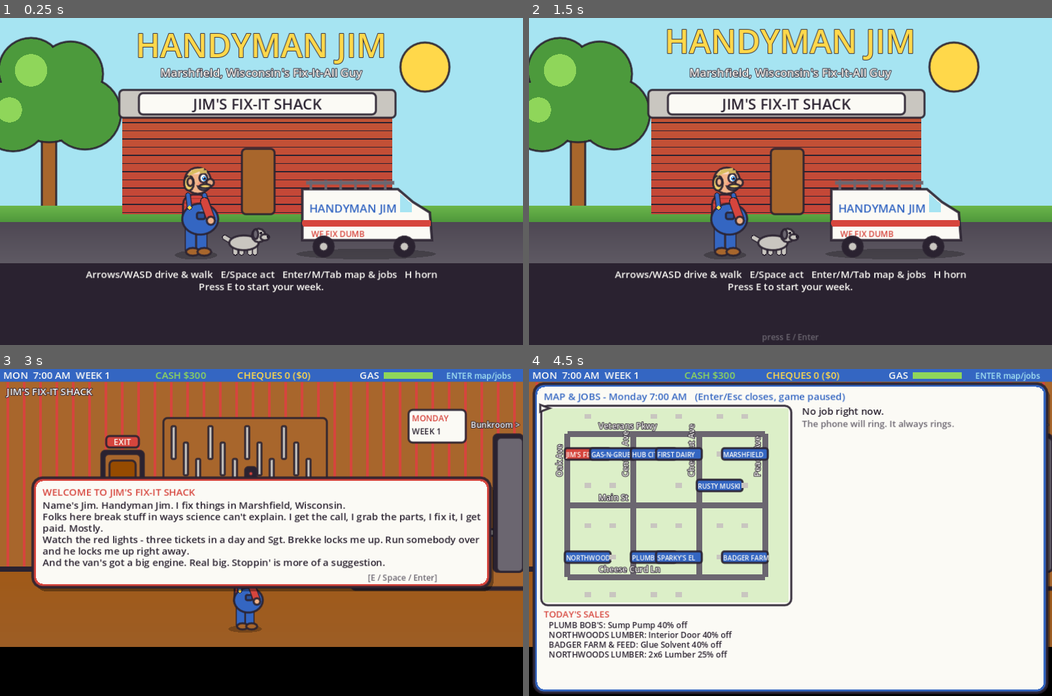
Above: before the commit, frames 1-4 (two rows, left to right).
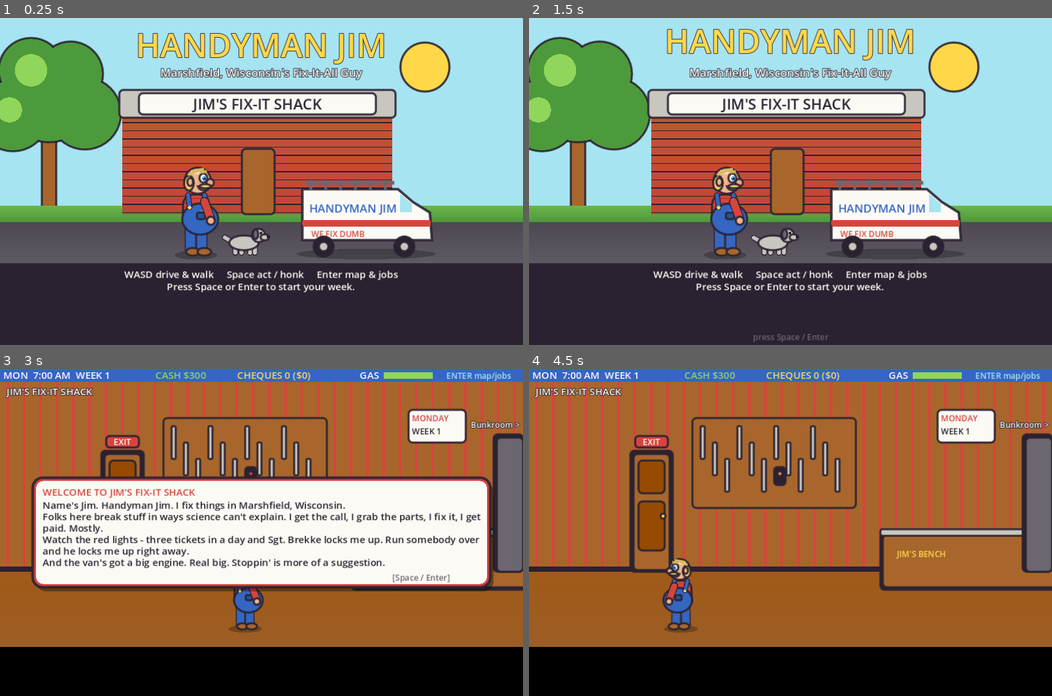
Above: after the commit, the same moments.

Repository: david-brandt-the-icelander/retro-games
Game: Godot game, scene res://main.tscn
Two runs of this game, one before a commit and one after it. Both use one fixed random seed, a clock stepped at 60 frames per second and the inputs below.
Inputs (mouse positions are in pixels of both pictures, inside the frame that each line leads up to):
- Up to frame 1 (0.25 s): no input
- Up to frame 2 (1.5 s): tap Enter (map) at 0.5 s; move the mouse to (905, 165) at 0.52 s; hold D (right) 0.53-1.28 s; tap Space (act) at 0.6 s; click (905, 165) at 0.67 s; tap H (horn, bound only before the commit) at 0.8, 1.35 s; move the mouse to (685, 197) at 1.27 s; hold S (down) from 1.28 s (still down)
- Up to frame 3 (3 s): tap Tab (jobs, bound only before the commit) at 1.55, 2.1 s; move the mouse to (313, 460) at 2.02 s; release S (down) at 2.03 s; hold D (right) 2.03-2.78 s; tap Keypad Enter at 2.3, 2.85 s; move the mouse to (235, 597) at 2.77 s; hold W (up) from 2.78 s (still down); click (235, 597) at 2.92 s
- Up to frame 4 (4.5 s): tap E at 3.05, 3.6 s; tap Space (act) at 3.5 s; move the mouse to (947, 581) at 3.52 s; release W (up) at 3.53 s; hold A (left) from 3.53 s (still down); tap J at 3.8, 4.35 s; tap Escape (cancel, bound only before the commit) at 4.15 s; move the mouse to (633, 483) at 4.27 s

The runs differ from the first frame. In frame 1, 1.3% of the frame differs, in the area x 16-84%, y 77-84%; in frame 2, 1.4%; in frame 3, 0.2%; in frame 4, 93%, in the area x 0-100%, y 4-100%.

Commit message:
Handyman Jim: WASD/Space/Enter only, mumbled real voice
- Controls are only W A S D, Space and Enter. Space acts (and honks
  while driving), Enter opens the map and job board and continues
  dialogs. E, M, H, Tab, J, Esc and the arrow keys are unbound; every
  menu already ends with a Leave or Done row. On-screen hints and the
  README say so, and the flow test fails if any other key is bound.
- Speech is no longer synthesised vowels: it is random 150 ms slices of
  a public-domain LibriVox recording, low-passed so it mumbles like talk
  through a wall, pitched per speaker with Jim the lowest. Source,
  licence and the exact ffmpeg processing are in audio/CREDITS.md.

Co-Authored-By: Claude Opus 5.5 <noreply@anthropic.com>
Claude-Session: https://claude.ai/code/session_015ZiMTKvVLLTTSvnC5V5VcZ

Diff:
--- a/games/handyman-jim/scripts/cutscene.gd
+++ b/games/handyman-jim/scripts/cutscene.gd
@@ -50,7 +50,7 @@
 		Art.text(self, Vector2(0, y), l, Pal.WHITE, 12, HORIZONTAL_ALIGNMENT_CENTER, 640)
 		y += 15
 	if t > 1.2 and int(t * 2) % 2 == 0:
-		Art.text(self, Vector2(0, 394), "press E / Enter", Pal.DGRAY, 10, HORIZONTAL_ALIGNMENT_CENTER, 640)
+		Art.text(self, Vector2(0, 394), "press Space / Enter", Pal.DGRAY, 10, HORIZONTAL_ALIGNMENT_CENTER, 640)
 
 func _sky(c: Color = Pal.LCYAN) -> void:
 	Art.shape(self, Rect2(0, 0, 640, 300), c)
--- a/games/handyman-jim/scripts/dialog.gd
+++ b/games/handyman-jim/scripts/dialog.gd
@@ -52,7 +52,7 @@
 	_open("msg")
 
 func menu(title: String, builder: Callable, on_pick: Callable, on_close: Callable = Callable(),
-		footer: String = "Up/Down choose   E/Enter pick   Esc leave") -> void:
+		footer: String = "W / S choose   Space / Enter pick") -> void:
 	_title = title
 	_builder = builder
 	_on_pick = on_pick
@@ -135,7 +135,7 @@
 			left -= l.length()
 			y += LH
 		if _shown >= _total:
-			Art.text(self, Vector2(r.end.x - 150, r.end.y - 8), "[E / Space / Enter]", Pal.DGRAY, 10)
+			Art.text(self, Vector2(r.end.x - 120, r.end.y - 8), "[Space / Enter]", Pal.DGRAY, 10)
 
 	elif _mode == "menu":
 		var rows := mini(_opts.size(), 16)
@@ -156,10 +156,10 @@
 				Art.text(self, Vector2(r.position.x + 12, y), s, col, SIZE)
 		Art.text(self, Vector2(r.position.x + 12, r.end.y - 8), _footer, Pal.DGRAY, 10)
 
-## One syllable every three letters, in the voice of whoever is speaking on that line.
+## One mumbled syllable every seven letters (about eight a second), in the voice of whoever is speaking on that line.
 func _babble() -> void:
 	var n := int(_shown)
-	if n - _last_blip < 3:
+	if n - _last_blip < 7:
 		return
 	_last_blip = n
 	var left := n
--- a/games/handyman-jim/scripts/game.gd
+++ b/games/handyman-jim/scripts/game.gd
@@ -33,11 +33,12 @@
 
 func _setup_input() -> void:
 	var map := {
-		"up": [KEY_UP, KEY_W], "down": [KEY_DOWN, KEY_S],
-		"left": [KEY_LEFT, KEY_A], "right": [KEY_RIGHT, KEY_D],
-		"act": [KEY_E, KEY_SPACE],
-		"jobs": [KEY_TAB, KEY_J], "cancel": [KEY_ESCAPE, KEY_BACKSPACE],
-		"horn": [KEY_H], "map": [KEY_M, KEY_ENTER, KEY_KP_ENTER],
+		# The whole game plays on WASD, Space and Enter. "jobs", "cancel" and "horn" have no keys:
+		# Enter does the job board, menus end with a Leave row, and Space honks while driving.
+		"up": [KEY_W], "down": [KEY_S], "left": [KEY_A], "right": [KEY_D],
+		"act": [KEY_SPACE],
+		"map": [KEY_ENTER, KEY_KP_ENTER],
+		"jobs": [], "cancel": [], "horn": [],
 	}
 	for action in map:
 		if not InputMap.has_action(action):
--- a/games/handyman-jim/scripts/hud.gd
+++ b/games/handyman-jim/scripts/hud.gd
@@ -56,7 +56,7 @@
 			if pp.kind == "house":
 				var j := Game.job_for_house(pp.id)
 				what = ("the %s place (job #%d)" % [Game.last_name(j), j.num]) if not j.is_empty() else "%d %s" % [pp.number, pp.street]
-			Art.text_shadow(self, Vector2(0, 300), "[E] Go to " + what, Pal.YELLOW, 14, HORIZONTAL_ALIGNMENT_CENTER, 640)
+			Art.text_shadow(self, Vector2(0, 300), "[SPACE] Go to " + what, Pal.YELLOW, 14, HORIZONTAL_ALIGNMENT_CENTER, 640)
 		var spd := int(main.drive.van_vel.length() / 5.0)
 		Art.text_shadow(self, Vector2(6, 392), "%d MPH" % spd, Pal.LRED if spd > 45 else Pal.WHITE, 12)
 	_draw_toasts()
@@ -184,11 +184,11 @@
 
 
 
-## The planner (Enter / M / Tab): town map on the left, the job and where to buy each part on
+## The planner (Enter): town map on the left, the job and where to buy each part on
 ## the right, today's sales underneath. The whole game is frozen while it is open.
 func _draw_planner() -> void:
 	Art.box(self, Rect2(6, 18, 628, 378), Pal.WHITE, Pal.BLUE)
-	Art.text(self, Vector2(18, 38), "MAP & JOBS - %s %s   (Enter/Esc closes, game paused)" % [Game.day_name(), Game.clock_text()], Pal.BLUE, 12)
+	Art.text(self, Vector2(18, 38), "MAP & JOBS - %s %s   (Enter closes, game paused)" % [Game.day_name(), Game.clock_text()], Pal.BLUE, 12)
 	var mr := Rect2(18, 48, 300, 238)
 	_draw_map(mr, true)
 	# today's sales under the map
--- a/games/handyman-jim/scripts/main.gd
+++ b/games/handyman-jim/scripts/main.gd
@@ -44,8 +44,8 @@
 
 func _title() -> void:
 	mode = "cut"
-	cut.play("title", ["Arrows/WASD drive & walk   E/Space act   Enter/M/Tab map & jobs   H horn",
-		"Press E to start your week."], func():
+	cut.play("title", ["WASD drive & walk     Space act / honk     Enter map & jobs",
+		"Press Space or Enter to start your week."], func():
 			Game.new_game()
 			dialog.message([
 				"Name's Jim. Handyman Jim. I fix things in Marshfield, Wisconsin.",
@@ -82,7 +82,7 @@
 	var j := Game.make_job()
 	var tpl: Dictionary = j.tpl
 	Sfx.ring()
-	# First the phone rings; answering (E / Space / Enter) stops it and the caller talks.
+	# First the phone rings; answering (Space / Enter) stops it and the caller talks.
 	dialog.message(["*BRRRING BRRRING*", "*BRRRING BRRRING*", "", "The shop phone. Somebody's broken something again."],
 		func(): _answer_call(j), "THE PHONE IS RINGING - %s" % Game.clock_text())
 
@@ -98,7 +98,7 @@
 			"Pays: $%d   Due in: %d minutes   (late = half pay)" % [tpl.pay, int(j.deadline - Game.minute)], "Need:"]
 		for item in tpl.mats:
 			order.append("   %d x %s" % [tpl.mats[item], Data.ITEMS[item][0]])
-		order.append("Enter, M or Tab opens the map and job board: who sells what, and today's sales.")
+		order.append("Enter opens the map and job board: who sells what, and today's sales.")
 		dialog.message(order, Callable(), "WORK ORDER #%d" % j.num)
 	dialog.message(call, order_cb, "%s ON THE LINE" % tpl.customer.to_upper(), tpl.customer)
 
--- a/games/handyman-jim/scripts/room_view.gd
+++ b/games/handyman-jim/scripts/room_view.gd
@@ -376,7 +376,7 @@
 			Art.text_shadow(self, Vector2(jim_x - 30, 150 + sin(t * 12) * 6), words[int(t * 3) % words.size()], Pal.YELLOW, 16)
 	var h := current_hotspot()
 	if not h.is_empty() and not Game.modal and fixing <= 0:
-		Art.text_shadow(self, Vector2(0, 360), "[E] " + h[2], Pal.YELLOW, 12, HORIZONTAL_ALIGNMENT_CENTER, 640)
+		Art.text_shadow(self, Vector2(0, 360), "[SPACE] " + h[2], Pal.YELLOW, 12, HORIZONTAL_ALIGNMENT_CENTER, 640)
 
 func _draw_outside() -> void:
 	# sky + clouds + trees, in the manner of the old Sierra exteriors
--- a/games/handyman-jim/scripts/sfx.gd
+++ b/games/handyman-jim/scripts/sfx.gd
@@ -1,11 +1,17 @@
 extends Node
-## Every sound in the game, synthesised in code at start-up (no audio files):
-## a two-tone phone ring, a car horn, and "bla-bla" speech syllables pitched per speaker.
+## Every sound in the game. The phone ring and the horn are synthesised at start-up; the
+## "bla-bla" speech is random 150 ms slices of a muffled public-domain recording
+## (audio/voice.wav, see audio/CREDITS.md), pitch-shifted per speaker so it sounds like
+## real people mumbling behind a wall.
 
 const RATE := 22050
-const VOWELS := [[730.0, 1090.0], [530.0, 1840.0], [270.0, 2290.0], [570.0, 840.0], [300.0, 870.0]]  # a e i o u
+const VOICE := preload("res://audio/voice.wav")
+## Start times (seconds) in voice.wav where a syllable begins, picked from the clip's loudness.
+const GRAINS := [0.09,0.349,0.998,1.207,2.514,2.903,3.821,4.091,4.42,4.55,4.699,4.949,6.745,6.884,7.034,7.383,7.693,7.912,8.331,9.119,9.389,9.838,10.187,11.324,11.554,11.863,12.651,12.781,13.15,13.659,14.507,15.505,15.834]
+const GRAIN_LEN := 0.15
+const VOICE_DB := -3.0
 
-var _syllables: Array = []
+var _fades := {}   # player -> its running fade tween
 var _ring: AudioStreamWAV
 var _horn: AudioStreamWAV
 var _voices: Array = []
@@ -15,8 +21,6 @@
 
 func _ready() -> void:
 	rng.randomize()
-	for v in VOWELS:
-		_syllables.append(_make_syllable(v[0], v[1]))
 	_ring = _make_ring()
 	_horn = _make_horn()
 	for i in 6:
@@ -39,25 +43,6 @@
 	w.stereo = false
 	w.data = bytes
 	return w
-
-## One 75 ms vowel: a buzzy voice at 180 Hz shaped by two formant peaks.
-func _make_syllable(f1: float, f2: float) -> AudioStreamWAV:
-	var n := int(RATE * 0.075)
-	var out := PackedFloat32Array()
-	out.resize(n)
-	var f0 := 180.0
-	var gains := []
-	for h in range(1, 16):
-		var f := f0 * h
-		gains.append((exp(-pow((f - f1) / 160.0, 2)) + 0.7 * exp(-pow((f - f2) / 260.0, 2)) + 0.08) / sqrt(h))
-	for i in n:
-		var t := float(i) / RATE
-		var s := 0.0
-		for h in range(1, 16):
-			s += sin(TAU * f0 * h * t) * gains[h - 1]
-		var env := minf(1.0, t / 0.006) * clampf((0.075 - t) / 0.03, 0.0, 1.0)
-		out[i] = s * env * 0.35
-	return _wav(out)
 
 ## Old desk-phone ring: 440+480 Hz bell trilled at 20 Hz, two rings.
 func _make_ring() -> AudioStreamWAV:
@@ -90,24 +75,33 @@
 func voice_pitch(speaker: String) -> float:
 	var k := speaker.to_upper()
 	if k == "JIM" or k.begins_with("JIM "):
-		return 0.78
+		return 0.8                                         # Jim: the lowest voice in town
 	var h := absi(k.hash())
-	return 0.72 + float(h % 1000) / 1000.0 * 0.9
+	return 0.88 + float(h % 1000) / 1000.0 * 0.5     # everyone else: 0.88 - 1.38
 
+## One mumbled syllable in this speaker's voice: a random slice of the recording, faded out.
 func blip(speaker: String) -> void:
 	if speaker == "":
 		return
 	var p: AudioStreamPlayer = _voices[_next]
 	_next = (_next + 1) % _voices.size()
-	p.stream = _syllables[rng.randi_range(0, _syllables.size() - 1)]
-	p.pitch_scale = voice_pitch(speaker) * rng.randf_range(0.9, 1.12)
-	p.play()
+	if _fades.has(p) and _fades[p].is_valid():
+		_fades[p].kill()
+	p.stream = VOICE
+	p.pitch_scale = voice_pitch(speaker) * rng.randf_range(0.94, 1.08)
+	p.volume_db = VOICE_DB
+	p.play(GRAINS[rng.randi_range(0, GRAINS.size() - 1)])
+	var tw := create_tween()
+	tw.tween_interval(GRAIN_LEN * 0.7)
+	tw.tween_property(p, "volume_db", -40.0, GRAIN_LEN * 0.3)
+	tw.tween_callback(p.stop)
+	_fades[p] = tw
 
 ## A short burst of babble, for one-line speech that pops up as a toast.
 func babble(speaker: String, syllables: int) -> void:
 	for i in syllables:
 		blip(speaker)
-		await get_tree().create_timer(0.085).timeout
+		await get_tree().create_timer(0.13).timeout
 
 func ring() -> void:
 	_ring_player.stream = _ring
--- a/games/handyman-jim/tests/flow.gd
+++ b/games/handyman-jim/tests/flow.gd
@@ -155,8 +155,16 @@
 	check(Game.minute == t0 and m.drive.cars[0].pos == cars0, "the game is frozen while the planner is open")
 	m.hud.planner = false
 	# sounds are generated, and speakers sound different
-	check(Sfx._ring.data.size() > 100000 and Sfx._syllables.size() == 5, "ring and speech sounds generated")
+	check(Sfx._ring.data.size() > 100000 and Sfx.VOICE.get_length() > 10.0 and Sfx.GRAINS.size() > 20, "ring generated and the mumble recording loaded")
 	check(Sfx.speaker_of("Gus: \"Ope.\"") == "Gus" and Sfx.speaker_of("*BRRRING*") == "", "speaker detection")
-	check(absf(Sfx.voice_pitch("Gus") - Sfx.voice_pitch("Brenda Kowalski")) > 0.01 and Sfx.voice_pitch("JIM") < 0.8, "each speaker has their own pitch")
+	check(absf(Sfx.voice_pitch("Gus") - Sfx.voice_pitch("Brenda Kowalski")) > 0.01 and Sfx.voice_pitch("JIM") < Sfx.voice_pitch("Gus") and Sfx.voice_pitch("JIM") < 0.85, "each speaker has their own pitch, Jim lowest")
+	# the only controls are WASD, Space and Enter
+	var allowed := [KEY_W, KEY_A, KEY_S, KEY_D, KEY_SPACE, KEY_ENTER, KEY_KP_ENTER]
+	var stray := []
+	for action in ["up", "down", "left", "right", "act", "map", "jobs", "cancel", "horn"]:
+		for ev in InputMap.action_get_events(action):
+			if ev is InputEventKey and not allowed.has(ev.physical_keycode):
+				stray.append(OS.get_keycode_string(ev.physical_keycode))
+	check(stray.is_empty(), "only WASD, Space and Enter are bound %s" % str(stray))
 	print("FLOW DONE, failures: ", fails)
 	get_tree().quit(1 if fails > 0 else 0)
Not shown, changed: games/handyman-jim/.dev/component-diagram.json
Not shown, added: games/handyman-jim/audio/voice.wav.import
Not shown, added: games/handyman-jim/audio/CREDITS.md
Not shown, added: games/handyman-jim/audio/voice.wav
